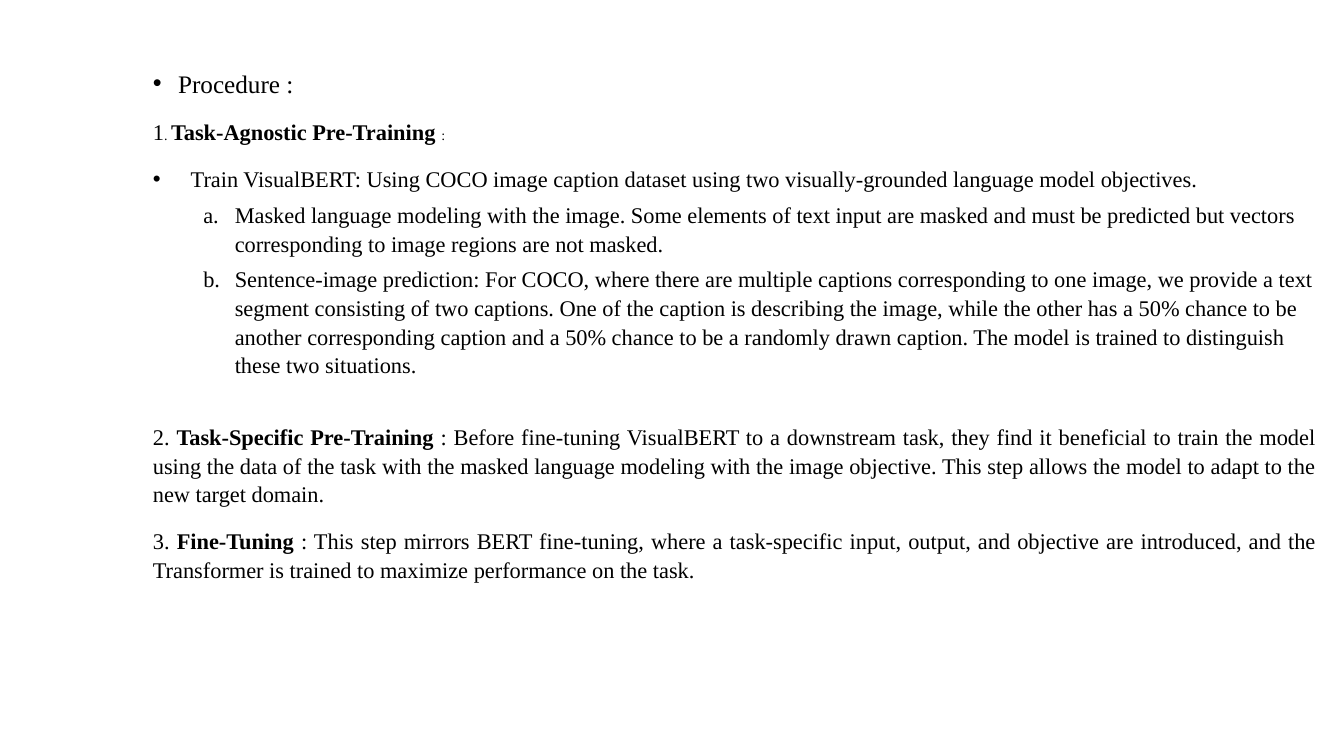
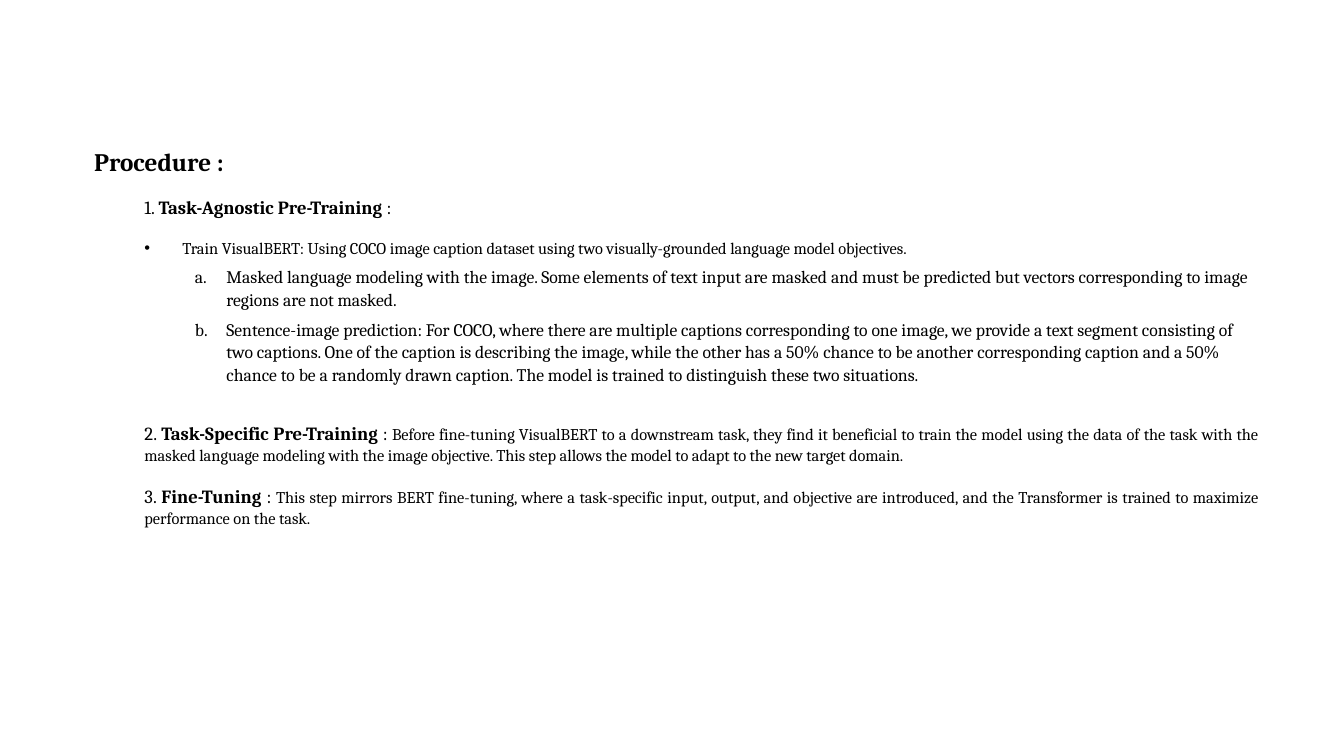
Before and after one commit to VarunBohara/Mini-Project-Documents, a slide deck: slide 10 of Literature Survey.pptx. Drawn at 1344x756 pixels with LibreOffice and Linux fonts; fonts in the diff are those of the drawing. Boxes give left, top, right and bottom in pixels: in the first picture for what was removed or moved away, otherwise in the second. Text is boxed around its words. In the diff, an @@ line names an element or a change of style, - is before the commit and + after.

```diff
--- a/Literature Survey.pptx
+++ b/Literature Survey.pptx
@@ text "Procedure :": place and size @@
-text "Procedure :" at (153, 75, 1315, 583)
+text "Procedure :" at (94, 153, 1259, 528)
@@ text "Procedure :" at (94, 153, 1259, 528): font Times New Roman to Cambria; bold on in "Procedure :"; size 16 to 13.3 pt in "1. Task-Agnostic Pre-Training", "2. Task-Specific Pre-Training :", "3. Fine-Tuning :"; size 10 to 13.3 pt in "1. :"; size 16 to 11.7 pt in "Train VisualBERT: Using COCO image caption dataset ...", "Before fine-tuning VisualBERT to a downstream task, ...", "This step mirrors BERT fine-tuning, where a ..."; size 16 to 12.6 pt in "Masked language modeling with the image. Some ...", "Sentence-image prediction: For COCO, where there are ..."; bullet • to none; list level 2 to 3 in "1. Task-Agnostic Pre-Training :"; list level 2 to 3 in "Train VisualBERT: Using COCO image ..."; list level 3 to 4 in "Masked language modeling with the ..."; list level 3 to 4 in "Sentence-image prediction: For COCO, where ..."; list level 2 to 3 in "2. Task-Specific Pre-Training : Before ..."; list level 2 to 3 in "3. Fine-Tuning : This step ..." @@
```
Also in this commit, not shown: 16 other slides changed, 1 slide removed.
